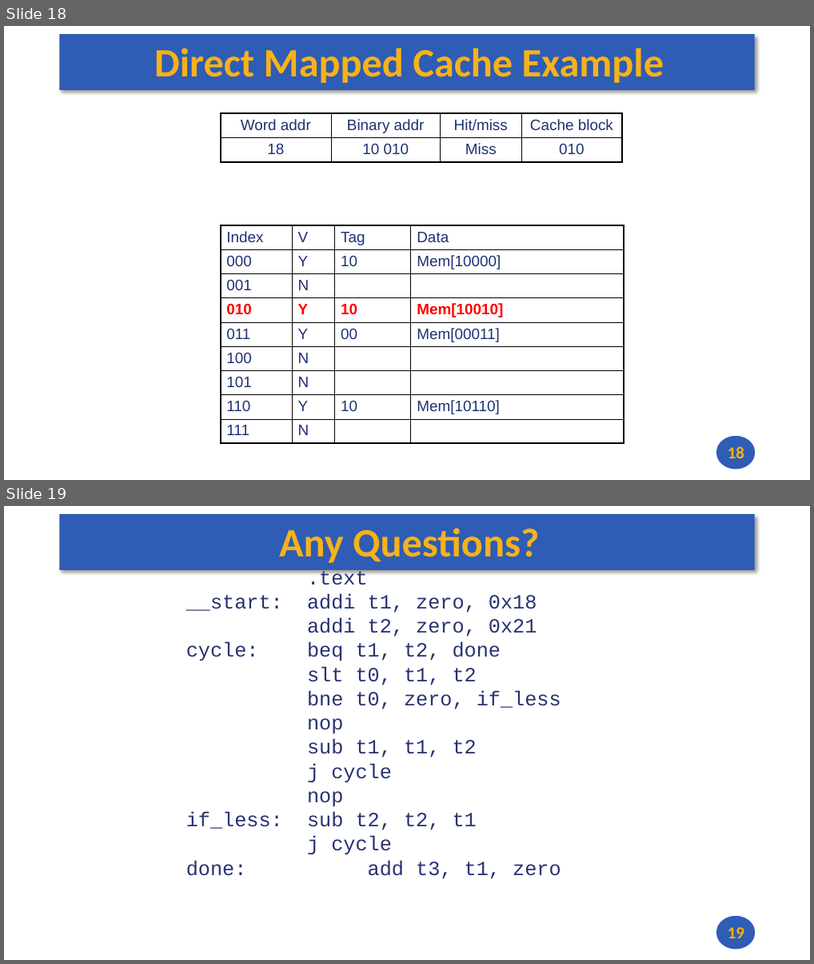
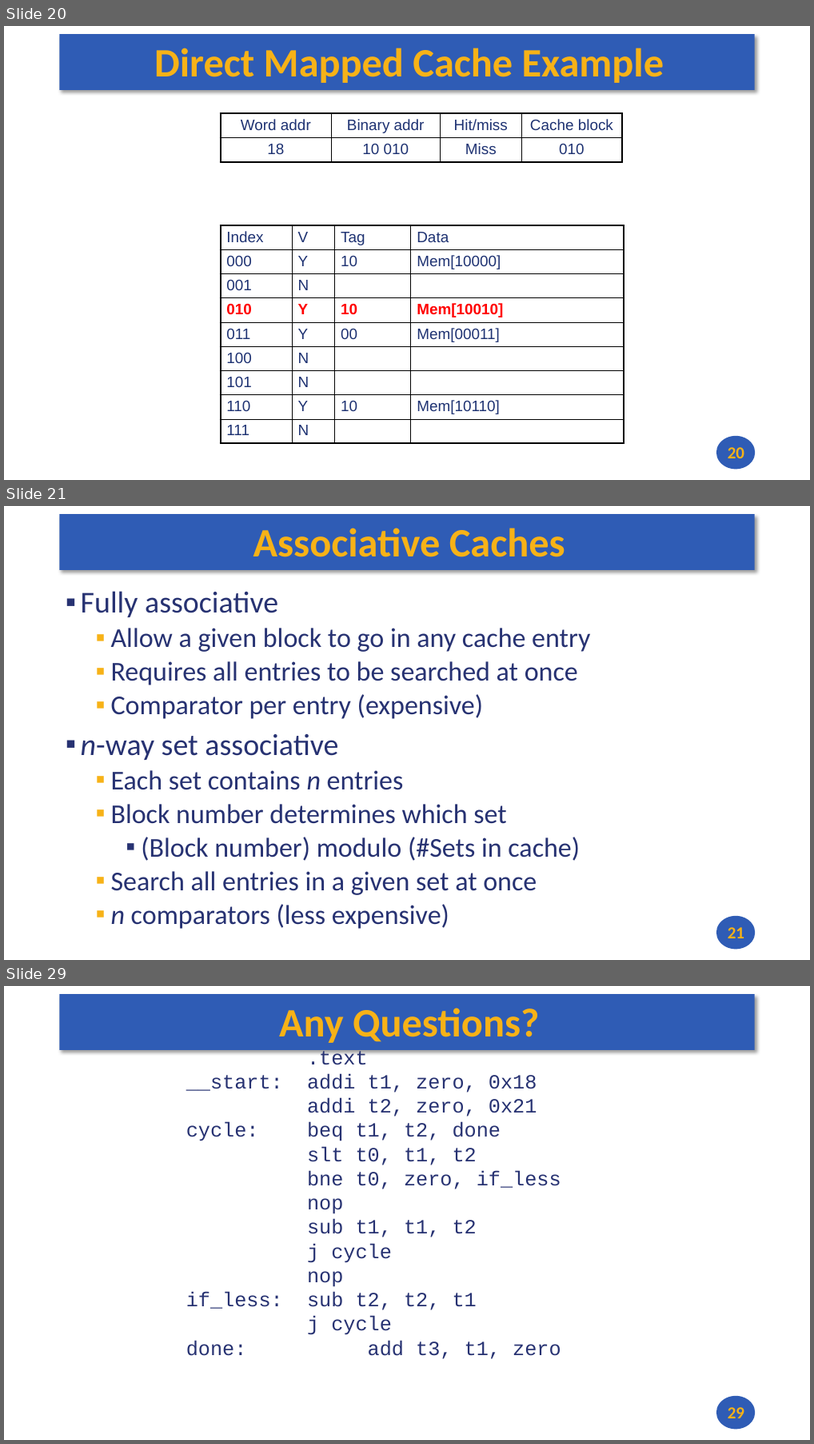
Before and after one commit to andrewt0301/hse-acos-course, a slide deck: docs/part1ca/11_Caches/CA_Lecture_11.pptx. Shown one above the other, each under a label of ours: slides 18 and 19 before the commit, slides 20, 21 and 29 after it; the slides between them are not shown. The pictures are 814x964 and 814x1444 pixels, drawn with LibreOffice and Linux fonts; fonts in the diff are those of the drawing. Boxes give left, top, right and bottom in pixels: in the first picture for what was removed or moved away, otherwise in the second. Text is boxed around its words. In the diff, an @@ line names an element or a change of style, - is before the commit and + after.

```diff
--- a/docs/part1ca/11_Caches/CA_Lecture_11.pptx
+++ b/docs/part1ca/11_Caches/CA_Lecture_11.pptx
@@ slide 21 added at [4,506,810,960], background #FFFFFF; not listed: 2 template elements that a slide beside it also shows @@
@@ title added at [254,528,566,557], 48 pt, text #F7B217, bold @@
+Associative Caches
@@ text added at [81,591,590,928], 32.4 pt, text #273272 @@
+▪ Fully associative
+  ▪ Allow a given block to go in any cache entry
+  ▪ Requires all entries to be searched at once
+  ▪ Comparator per entry (expensive)
+▪ n-way set associative
+  ▪ Each set contains n entries
+  ▪ Block number determines which set
+    ▪ (Block number) modulo (#Sets in cache)
+  ▪ Search all entries in a given set at once
+  ▪ n comparators (less expensive)
@@ page number added at [728,927,745,938], 20 pt, text #F7B217, bold @@
+21
@@ what was slide 18 is now slide 20 @@
@@ page number at [728,447,745,458]: text changed @@
-18
+20
@@ what was slide 19 is now slide 29 @@
@@ page number at [728,1407,745,1418]: text changed @@
-19
+29
```
Also in this commit, not shown: 1 slide changed, 9 other slides added, 1 other file.
